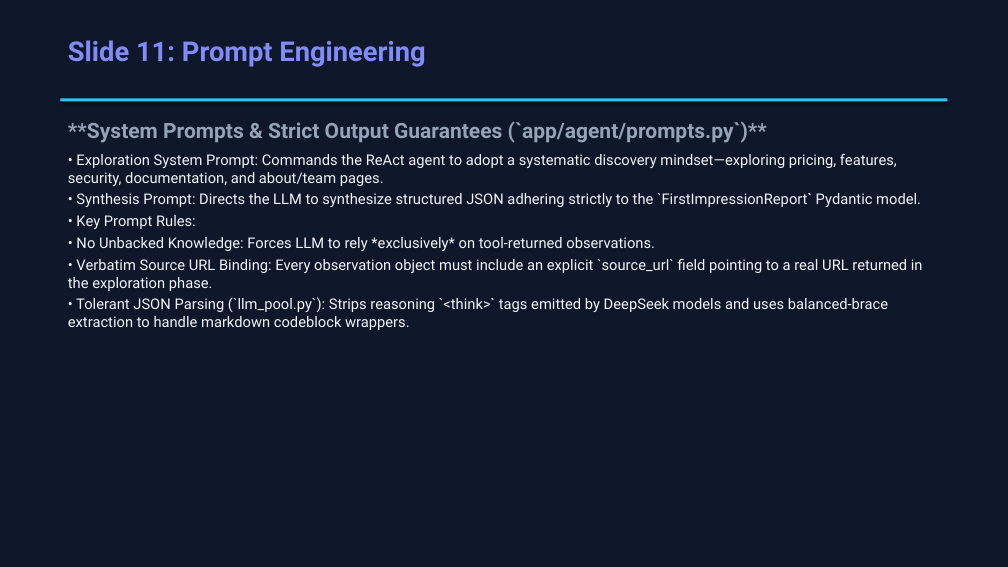
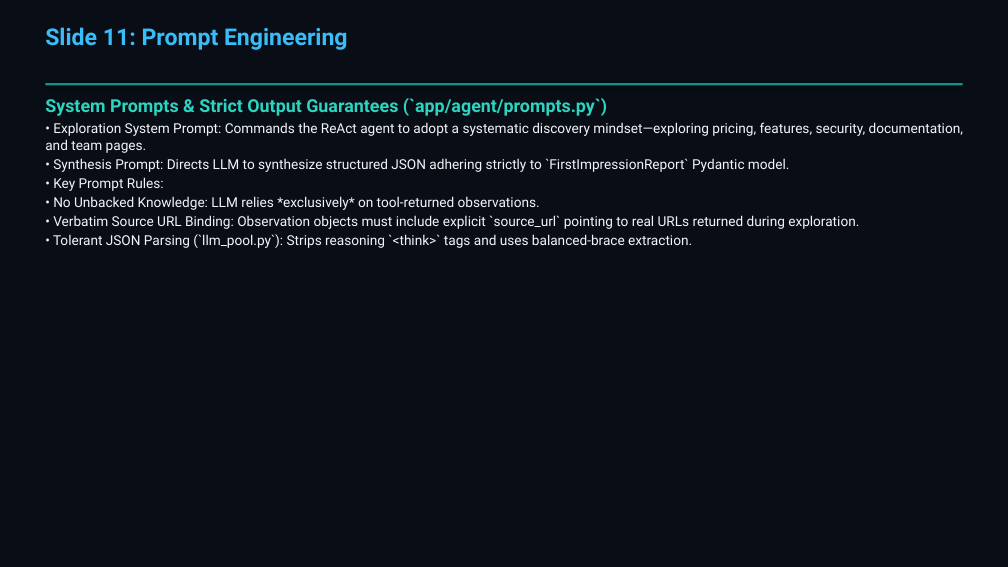
Before and after one commit to keshav9926/First-Impression-, a slide deck: slide 12 of presentation.pptx. Drawn at 1008x567 pixels with LibreOffice and Linux fonts; fonts in the diff are those of the drawing. Boxes give left, top, right and bottom in pixels: in the first picture for what was removed or moved away, otherwise in the second. Text is boxed around its words. In the diff, an @@ line names an element or a change of style, - is before the commit and + after.

Commit message:
fix(presentation): update theme to Teal/Sky, fix slide overflow bounds, add links & presenter attribution (~ Keshav)

```diff
--- a/presentation.pptx
+++ b/presentation.pptx
@@ rectangle at [0, 0, 1008, 567]: fill #0F172A to #090D16 @@
@@ text "Slide 11: Prompt Engineering": place and size @@
-text "Slide 11: Prompt Engineering" at [68, 40, 425, 67]
+text "Slide 11: Prompt Engineering" at [45, 27, 348, 50]
@@ text "Slide 11: Prompt Engineering" at [45, 27, 348, 50]: size 26 to 22 pt, text colour #818CF8 to #38BDF8 @@
@@ rectangle: place and size @@
-rectangle at [60, 98, 948, 101]
+rectangle at [45, 83, 963, 85]
@@ rectangle at [45, 83, 963, 85]: fill #38BDF8 to #0D9488 @@
@@ text at [45, 98, 963, 172]: text changed; size 14 to 13 pt @@
-**System Prompts & Strict Output Guarantees (`app/agent/prompts.py`)**
-• Exploration System Prompt: Commands the ReAct agent to adopt a systematic discovery mindset—exploring pricing, features, security, documentation, and about/team pages.
-• Synthesis Prompt: Directs the LLM to synthesize structured JSON adhering strictly to the `FirstImpressionReport` Pydantic model.
+System Prompts & Strict Output Guarantees (`app/agent/prompts.py`)
+• Exploration System Prompt: Commands the ReAct agent to adopt a systematic discovery mindset—exploring pricing, features, security, documentation, and team pages.
+• Synthesis Prompt: Directs LLM to synthesize structured JSON adhering strictly to `FirstImpressionReport` Pydantic model.
@@ text "System Prompts & Strict Output ...": place and size @@
-text "System Prompts & Strict Output ..." at [68, 121, 923, 330]
+text "System Prompts & Strict Output ..." at [45, 98, 963, 248]
@@ text at [53, 177, 164, 191]: size 14 to 13 pt in "• Key Prompt Rules:"; less space between paragraphs @@
@@ text at [53, 196, 859, 248]: text changed; size 14 to 13 pt @@
-• No Unbacked Knowledge: Forces LLM to rely *exclusively* on tool-returned observations.
-• Verbatim Source URL Binding: Every observation object must include an explicit `source_url` field pointing to a real URL returned in the exploration phase.
-• Tolerant JSON Parsing (`llm_pool.py`): Strips reasoning `<think>` tags emitted by DeepSeek models and uses balanced-brace extraction to handle markdown codeblock wrappers.
+• No Unbacked Knowledge: LLM relies *exclusively* on tool-returned observations.
+• Verbatim Source URL Binding: Observation objects must include explicit `source_url` pointing to real URLs returned during exploration.
+• Tolerant JSON Parsing (`llm_pool.py`): Strips reasoning `<think>` tags and uses balanced-brace extraction.
```
Also in this commit, not shown: 19 other slides changed, 3 other files.
